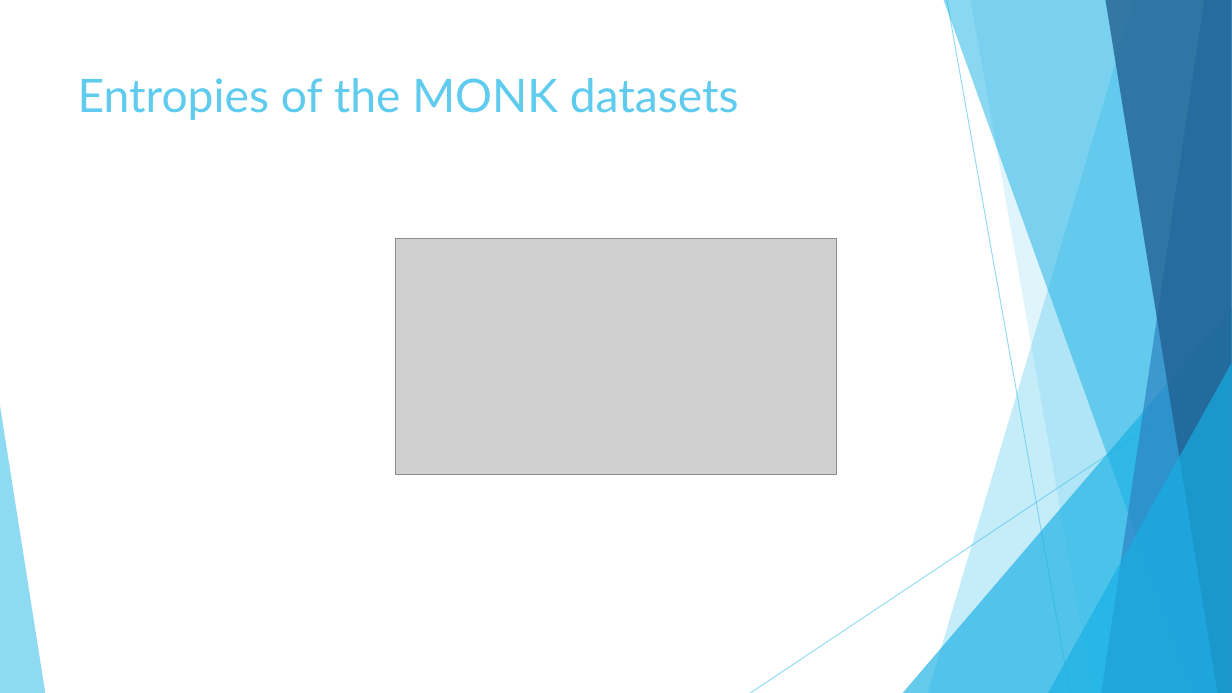
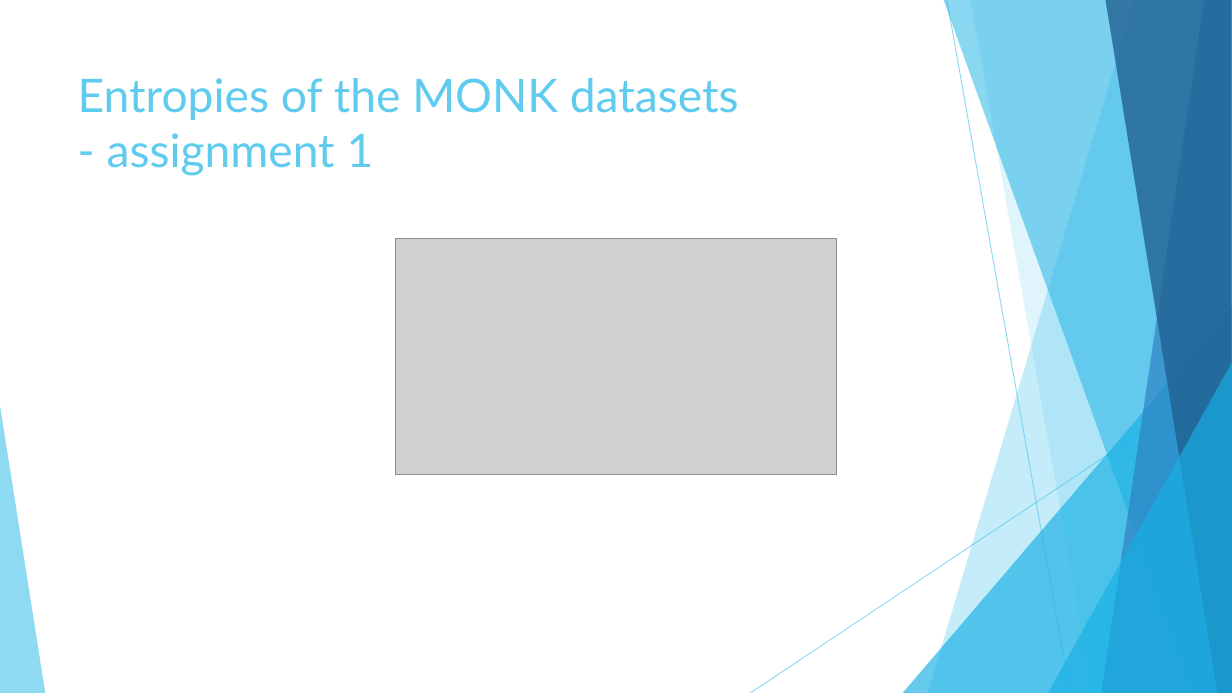
Before and after one commit to Ivan-Klabucar/Machine-Learning, a slide deck: slide 5 of Presentation3.pptx. Drawn at 1232x693 pixels with LibreOffice and Linux fonts; fonts in the diff are those of the drawing; grey boxes stand for pictures. Boxes give left, top, right and bottom in pixels: in the first picture for what was removed or moved away, otherwise in the second. Text is boxed around its words. In the diff, an @@ line names an element or a change of style, - is before the commit and + after.

```diff
--- a/Presentation3.pptx
+++ b/Presentation3.pptx
@@ title at (78, 78, 739, 176): text changed @@
-Entropies of the MONK datasets
+Entropies of the MONK datasets
+- assignment 1
```
Also in this commit, not shown: 8 other slides changed.
